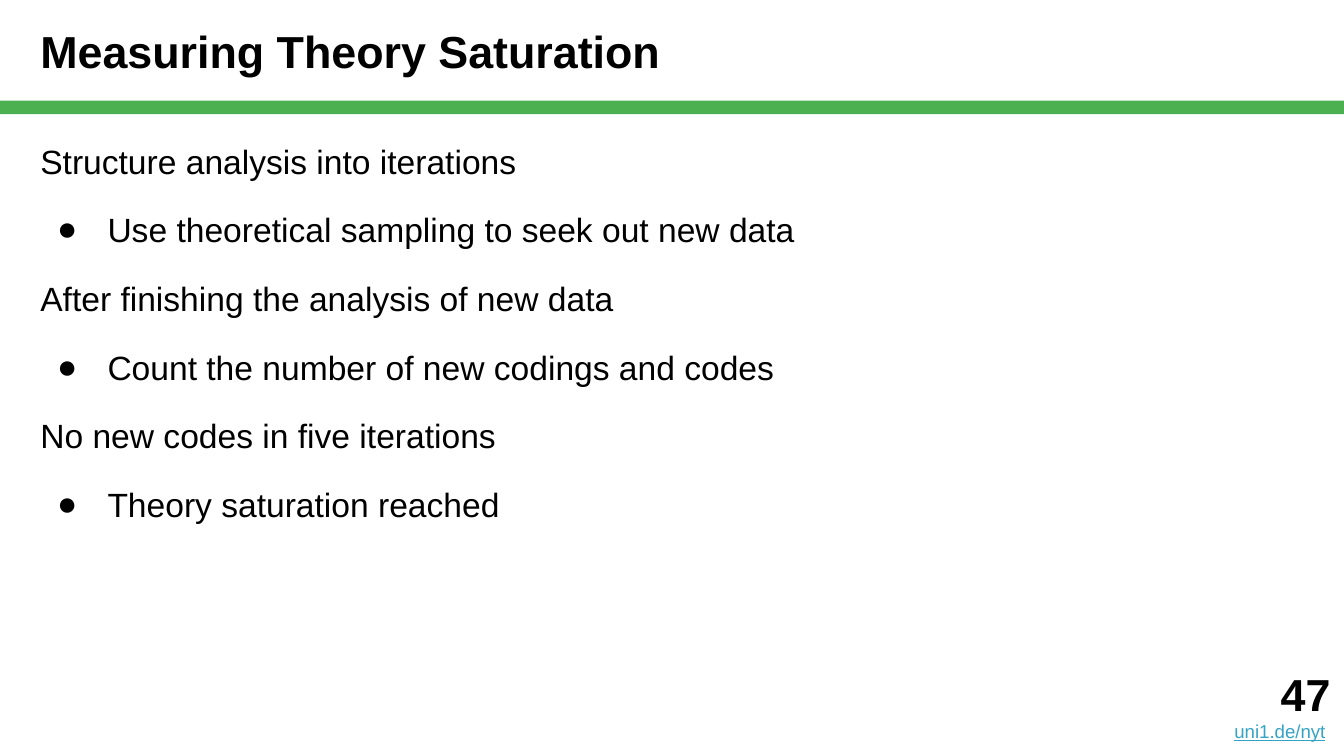
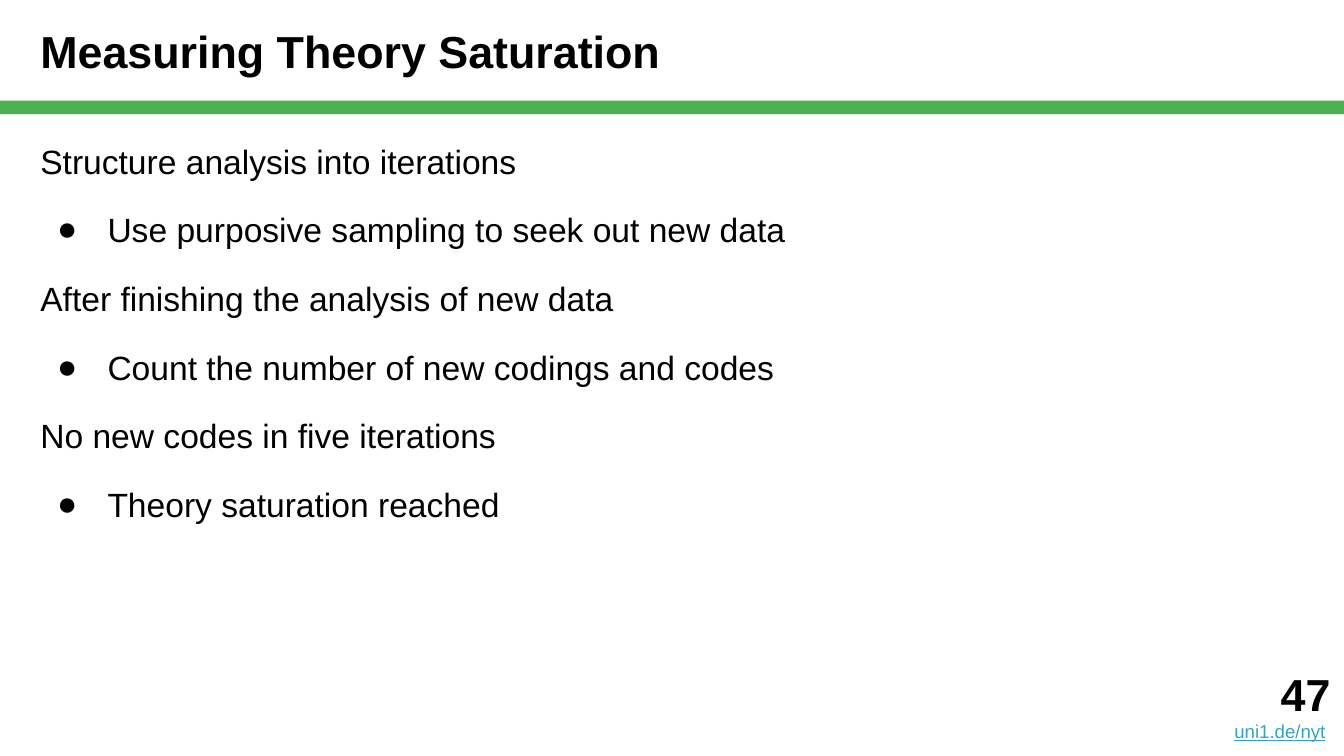
Before and after one commit to dirkriehle/nyt-course, a slide deck: slide 47 of Lecture slides/NYT B03 - Qualitative Data Analysis.pptx. Drawn at 1344x756 pixels with LibreOffice and Linux fonts; fonts in the diff are those of the drawing. Boxes give left, top, right and bottom in pixels: in the first picture for what was removed or moved away, otherwise in the second. Text is boxed around its words. In the diff, an @@ line names an element or a change of style, - is before the commit and + after.

```diff
--- a/Lecture slides/NYT B03 - Qualitative Data Analysis.pptx
+++ b/Lecture slides/NYT B03 - Qualitative Data Analysis.pptx
@@ text at [108, 217, 785, 248]: text changed @@
-● Use theoretical sampling to seek out new data
+● Use purposive sampling to seek out new data
```
Also in this commit, not shown: 10 other slides changed, 1 other file.
